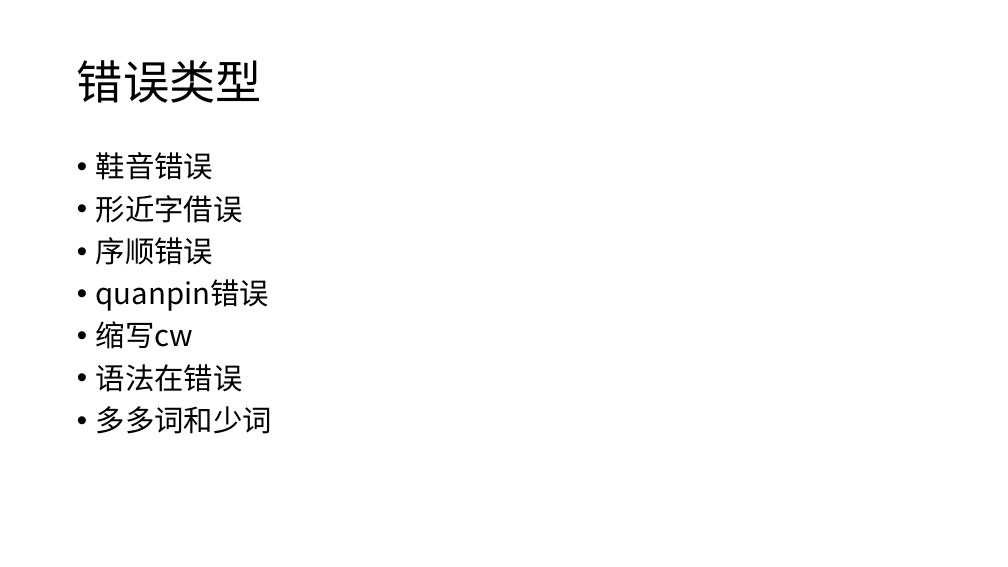
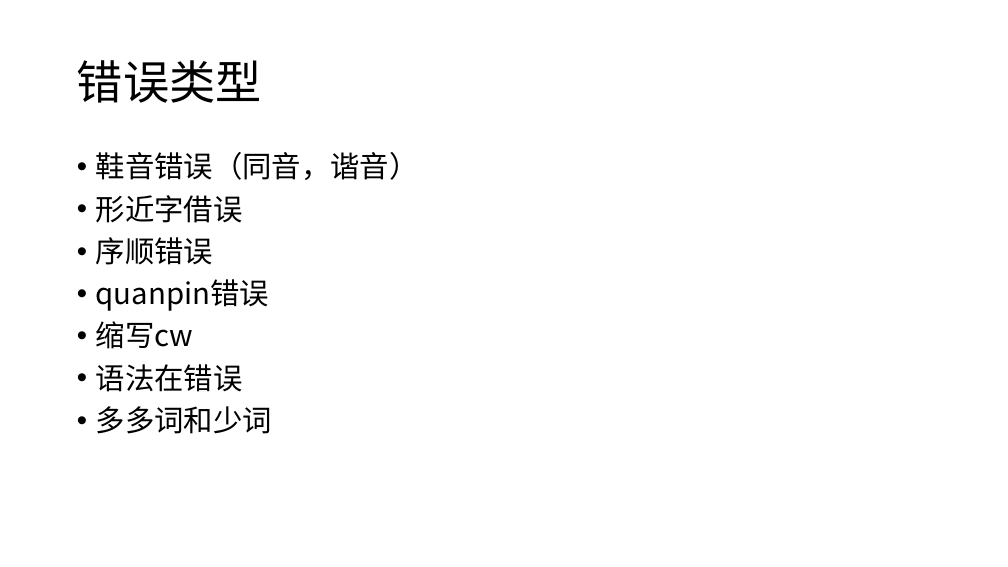
Before and after one commit to 01joy/query-correction, a slide deck: slide 4 of H-01.pptx. Drawn at 1008x567 pixels with LibreOffice and Linux fonts; fonts in the diff are those of the drawing. Boxes give left, top, right and bottom in pixels: in the first picture for what was removed or moved away, otherwise in the second. Text is boxed around its words. In the diff, an @@ line names an element or a change of style, - is before the commit and + after.

```diff
--- a/H-01.pptx
+++ b/H-01.pptx
@@ text at [96,152,419,180]: text changed @@
-• 鞋音错误
+• 鞋音错误（同音，谐音）
```
Also in this commit, not shown: 5 other slides changed, 6 slides added, 1 slide removed.
